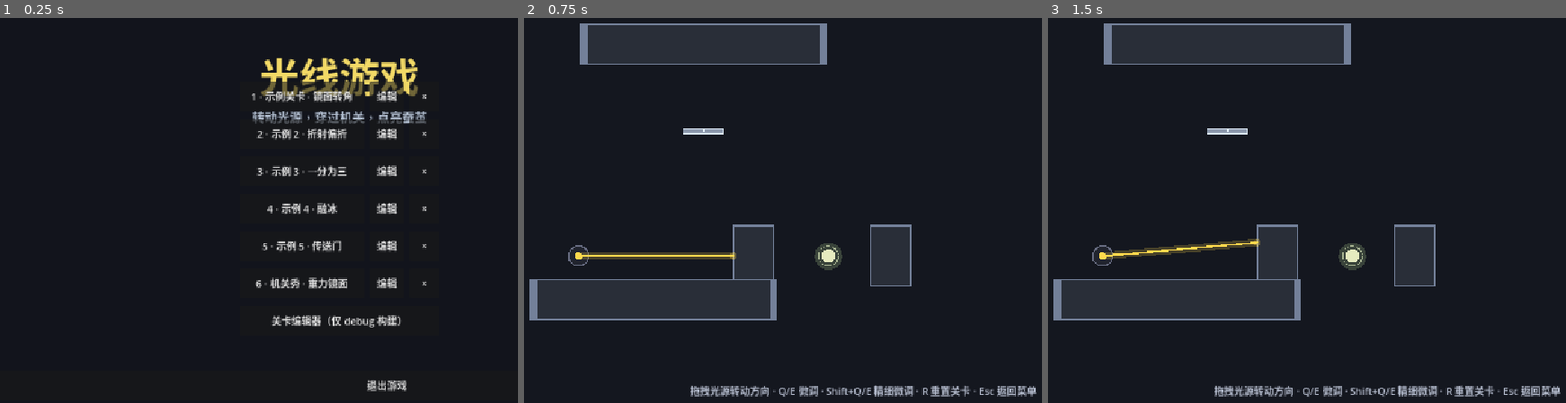
Above: before the commit, frames 1-3 (left to right).
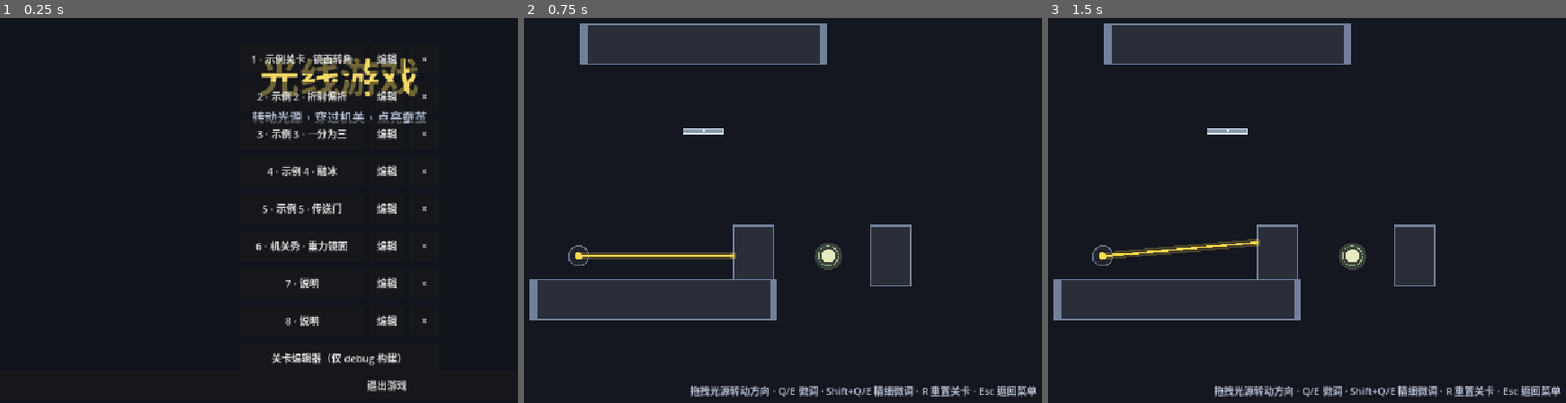
Above: after the commit, the same moments.

Repository: kzayabc01-byte/game
Game: Godot game, scene res://scenes/main/main.tscn
The game is run twice, just before and just after one commit, with the same random seed, the same clock (stepped at 60 frames per second) and the same inputs.
Inputs (mouse positions are in pixels of both pictures, inside the frame that each line leads up to):
- Up to frame 1 (0.25 s): no input
- Up to frame 2 (0.75 s): click "1 · 示例关卡 · 镜面转角" at 0.5 s
- Up to frame 3 (1.5 s): tap Enter at 1.25 s; move the mouse to (1545, 187) at 1.27 s; hold Right from 1.28 s (still down); tap Q (rotate_ccw) at 1.35 s; click (1545, 187) at 1.42 s

The runs differ from the first frame. In frame 1, 3.5% of the frame differs, in the area x 48-83%, y 9-91%; in frame 2, nothing differs; in frame 3, nothing differs.

Commit message:
凹透镜绘制改为内凹造型，蚕茧归入光学分类与光源并列，重存说明关

Diff:
--- a/blocks/concave_lens/concave_lens.gd
+++ b/blocks/concave_lens/concave_lens.gd
@@ -38,12 +38,18 @@
 	var half := size / 2.0
 	var color := Color(0.55, 0.85, 0.95, 0.9)
 
-	# 凹透镜：两条向内的弧线 + 上下薄边
-	var r := half.y
-	draw_arc(Vector2(-half.x, 0.0), r, -PI * 0.5, PI * 0.5, 18, color, 2.0)
-	draw_arc(Vector2(half.x, 0.0), r, PI * 0.5, PI * 1.5, 18, color, 2.0)
-	draw_line(Vector2(-half.x, -r), Vector2(half.x, -r), color, 2.0)
-	draw_line(Vector2(-half.x, r), Vector2(half.x, r), color, 2.0)
+	# 凹透镜：左右表面向内侧凹陷（中间薄、上下厚）。
+	# 表面是一段大半径圆弧：由弦高公式反推圆心偏移与半径，弧线端点落在上下边。
+	var sagitta := half.x * 0.66
+	var center_offset := sagitta * 0.5 - (half.y * half.y) / (2.0 * sagitta)
+	var arc_radius := absf(center_offset - sagitta)
+	var arc_angle := atan2(half.y, absf(center_offset))
+	draw_arc(Vector2(-half.x + center_offset, 0.0), arc_radius,
+			-arc_angle, arc_angle, 18, color, 2.0)
+	draw_arc(Vector2(half.x - center_offset, 0.0), arc_radius,
+			PI - arc_angle, PI + arc_angle, 18, color, 2.0)
+	draw_line(Vector2(-half.x, -half.y), Vector2(half.x, -half.y), color, 2.0)
+	draw_line(Vector2(-half.x, half.y), Vector2(half.x, half.y), color, 2.0)
 
 	# 分束示意
 	var count := maxi(split_count, 2)
--- a/scenes/editor/palette_data.gd
+++ b/scenes/editor/palette_data.gd
@@ -7,9 +7,8 @@
 
 const CATEGORY_OPTICS := "光学"
 const CATEGORY_SWITCH := "开关"
-const CATEGORY_MECHANISM := "机关"
 const CATEGORY_TERRAIN := "地形"
-const CATEGORIES: Array[String] = [CATEGORY_OPTICS, CATEGORY_SWITCH, CATEGORY_MECHANISM, CATEGORY_TERRAIN]
+const CATEGORIES: Array[String] = [CATEGORY_OPTICS, CATEGORY_SWITCH, CATEGORY_TERRAIN]
 
 ## props 条目：{"name": StringName, "label": String, "kind": StringName,
 ##             "options": Array[String]（仅 enum），以及可选的 min/max/step/suffix}
@@ -24,6 +23,10 @@
 			{"name": &"fine_step_degrees", "label": "微调步进(°)", "kind": &"float"},
 			{"name": &"light_color", "label": "光线颜色", "kind": &"color"},
 		],
+	},
+	{
+		"key": "cocoon", "label": "蚕茧", "category": CATEGORY_OPTICS,
+		"path": "res://blocks/cocoon/cocoon.tscn", "size": Vector2(44, 44), "props": [],
 	},
 	{
 		"key": "mirror", "label": "镜面", "category": CATEGORY_OPTICS,
@@ -89,11 +92,6 @@
 		"key": "pressure_sensor", "label": "压力传感器", "category": CATEGORY_SWITCH,
 		"path": "res://blocks/pressure_sensor/pressure_sensor.tscn", "size": Vector2(56, 56), "props": [],
 	},
-	# ---------- 机关 ----------
-	{
-		"key": "cocoon", "label": "蚕茧", "category": CATEGORY_MECHANISM,
-		"path": "res://blocks/cocoon/cocoon.tscn", "size": Vector2(44, 44), "props": [],
-	},
 	# ---------- 地形 ----------
 	{
 		"key": "wall", "label": "墙体", "category": CATEGORY_TERRAIN,
--- /dev/null
+++ b/scenes/levels/level_07_说明.tscn
@@ -0,0 +1,16 @@
+[gd_scene load_steps=4 format=3]
+
+[ext_resource type="PackedScene" path="res://scenes/levels/level_base.tscn" id="1_base"]
+[ext_resource type="PackedScene" path="res://blocks/concave_lens/concave_lens.tscn" id="2_concave_lens"]
+[ext_resource type="PackedScene" path="res://blocks/light_source/light_source.tscn" id="3_light_source"]
+
+[node name="Level07" instance=ExtResource("1_base")]
+
+[node name="Camera2D" parent="." index="0"]
+enabled = false
+[node name="ConcaveLens" parent="Blocks" instance=ExtResource("2_concave_lens")]
+position = Vector2(520.888672, 328.306061)
+[node name="LightSource" parent="Blocks" instance=ExtResource("3_light_source")]
+position = Vector2(352, 320)
+[node name="LightSource2" parent="Blocks" instance=ExtResource("3_light_source")]
+position = Vector2(736, 320)
--- /dev/null
+++ b/scenes/levels/level_08_说明.tscn
@@ -0,0 +1,44 @@
+[gd_scene load_steps=8 format=3]
+
+[ext_resource type="PackedScene" path="res://scenes/levels/level_base.tscn" id="1_base"]
+[ext_resource type="PackedScene" path="res://blocks/stone_block/stone_block.tscn" id="2_stone_block"]
+[ext_resource type="PackedScene" path="res://blocks/pressure_sensor/pressure_sensor.tscn" id="3_pressure_sensor"]
+[ext_resource type="PackedScene" path="res://blocks/wall/wall.tscn" id="4_wall"]
+[ext_resource type="PackedScene" path="res://blocks/trigger_switch/trigger_switch.tscn" id="5_trigger_switch"]
+[ext_resource type="PackedScene" path="res://blocks/action_link/action_link.tscn" id="6_action_link"]
+[ext_resource type="PackedScene" path="res://blocks/light_source/light_source.tscn" id="7_light_source"]
+
+[node name="Level08" instance=ExtResource("1_base")]
+
+[node name="Camera2D" parent="." index="0"]
+enabled = false
+[node name="StoneBlock" parent="Blocks" instance=ExtResource("2_stone_block")]
+position = Vector2(512, 320)
+[node name="PressureSensor" parent="Blocks" instance=ExtResource("3_pressure_sensor")]
+position = Vector2(480, 480)
+[node name="Wall" parent="Blocks" instance=ExtResource("4_wall")]
+position = Vector2(602.880005, 537.280029)
+scale = Vector2(4.84, 0.79)
+[node name="TriggerSwitch" parent="Blocks" instance=ExtResource("5_trigger_switch")]
+position = Vector2(514.867737, 221.814575)
+rotation = 0.331613
+scale = Vector2(1.1, 0.85)
+[node name="Wall2" parent="Blocks" instance=ExtResource("4_wall")]
+position = Vector2(513.599976, 367.040009)
+scale = Vector2(1.05, 0.47)
+[node name="Wire" parent="Blocks" instance=ExtResource("6_action_link")]
+target_node = NodePath("../Wall2")
+move_offset = Vector2(0, 96)
+rotate_degrees = 185
+[node name="LightSource" parent="Blocks" instance=ExtResource("7_light_source")]
+position = Vector2(288, 320)
+[node name="Wall3" parent="Blocks" instance=ExtResource("4_wall")]
+position = Vector2(683.52002, 345.279999)
+scale = Vector2(0.36, 5.21)
+[node name="Wire2" parent="Blocks" instance=ExtResource("6_action_link")]
+target_node = NodePath("../Wall3")
+move_offset = Vector2(232, -60)
+restore_on_off = false
+
+[connection signal="pressed_changed" from="Blocks/PressureSensor" to="Blocks/Wire2" method="_on_signal"]
+[connection signal="active_changed" from="Blocks/TriggerSwitch" to="Blocks/Wire" method="_on_signal"]
Not shown, changed: 开发指南.md
Not shown, changed: 游戏设计与后续开发计划.md
